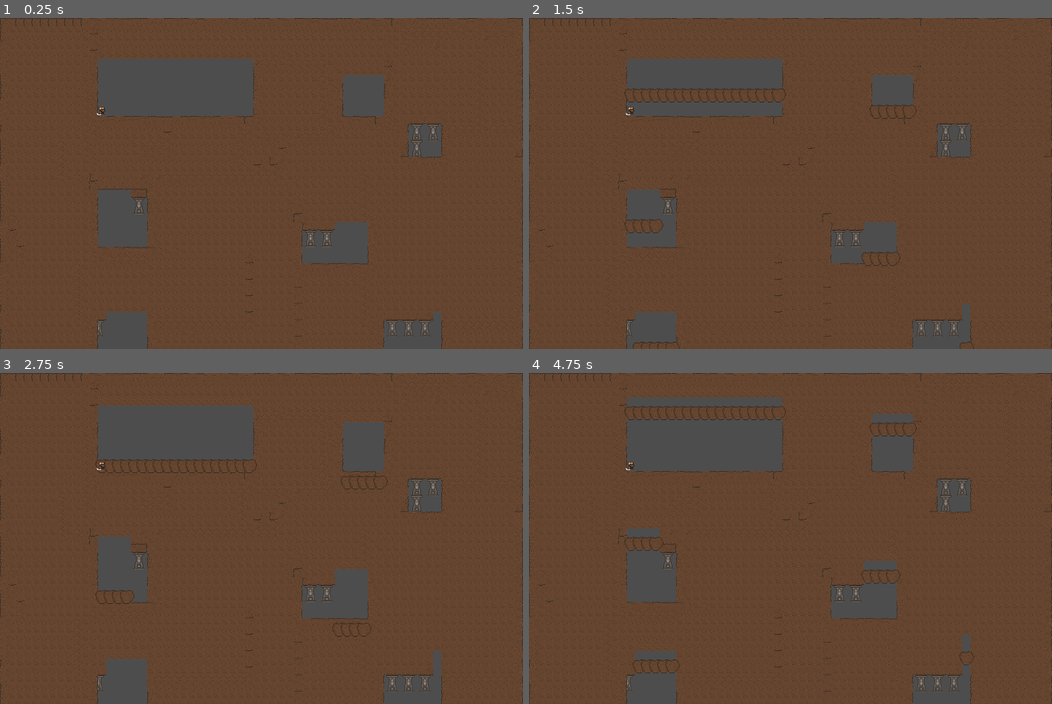
Above: before the commit, frames 1-4 (two rows, left to right).
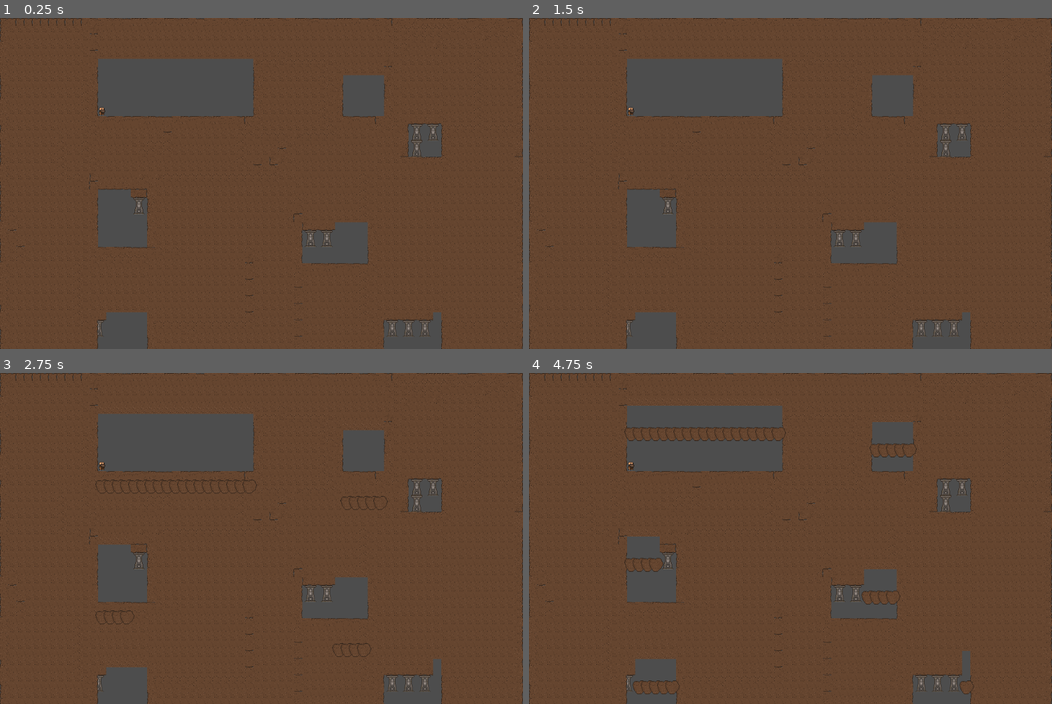
Above: after the commit, the same moments.

Repository: JoshSanch/DwarfDig
Game: Godot game, scene res://Scenes/gameroot.tscn
Two runs of this game, one before a commit and one after it. Both use one fixed random seed, a clock stepped at 60 frames per second and the inputs below.
Inputs:
- Up to frame 1 (0.25 s): no input
- Up to frame 2 (1.5 s): tap Enter (ui_accept) at 0.5, 0.77 s; hold Right (ui_right) from 0.53 s (still down)
- Up to frame 3 (2.75 s): tap Enter (ui_accept) at 1.52 s; release Right (ui_right) at 2.03 s; hold Left (ui_left) from 2.03 s (still down)
- Up to frame 4 (4.75 s): release Left (ui_left) at 2.78 s; hold Right (ui_right) 2.78-4.28 s; tap Enter (ui_accept) at 3.02, 3.77, 4.52 s; hold Left (ui_left) from 4.28 s (still down)

The runs differ from the first frame. In frame 1, less than 0.1% of the frame differs, in the area x 18-21%, y 26-30%; in frame 2, 2.2%; in frame 3, 3.1%; in frame 4, 6.1%, in the area x 18-86%, y 5-98%.

Commit message:
Game: Latest version of player and cave scenes

Diff:
--- a/Scenes/Game/CavePlayableArea.tscn
+++ b/Scenes/Game/CavePlayableArea.tscn
@@ -506,7 +506,7 @@
 support_factor_threshold = 18
 
 [node name="WaveFallTimer" type="Timer" parent="."]
-wait_time = 1.106
+wait_time = 2.196
 one_shot = true
 
 [connection signal="timeout" from="WaveFallTimer" to="." method="_on_wave_fall_timer_timeout"]
--- a/Scenes/Game/player.tscn
+++ b/Scenes/Game/player.tscn
@@ -1,75 +1,78 @@
 [gd_scene load_steps=23 format=3 uid="uid://ceaei4g3qhblx"]
 
-[ext_resource type="Texture2D" uid="uid://bi0j74huu13w3" path="res://Assets/Textures/Player/Character/Hammer Swing Sheet.png" id="1_kw5xc"]
-[ext_resource type="Texture2D" uid="uid://boi5mnfop2c8j" path="res://Assets/Textures/Player/Character/Idle Sheet.png" id="2_bgppe"]
-[ext_resource type="Texture2D" uid="uid://btt6h7im4v180" path="res://Assets/Textures/Player/Character/Pickaxe Swing Sheet.png" id="3_tej82"]
-[ext_resource type="Texture2D" uid="uid://bny4lga28f7nb" path="res://Assets/Textures/Player/Character/Run Sheet.png" id="4_ed3t2"]
+[ext_resource type="Texture2D" uid="uid://bi0j74huu13w3" path="res://Assets/Textures/Player/Character/HammerSwingSheet.png" id="2_3r2jr"]
+[ext_resource type="Texture2D" uid="uid://boi5mnfop2c8j" path="res://Assets/Textures/Player/Character/IdleSheet.png" id="3_qijho"]
+[ext_resource type="Texture2D" uid="uid://btt6h7im4v180" path="res://Assets/Textures/Player/Character/PickaxeSwingSheet.png" id="4_6agp1"]
+[ext_resource type="Texture2D" uid="uid://bny4lga28f7nb" path="res://Assets/Textures/Player/Character/RunSheet.png" id="5_hpg7l"]
+
+[sub_resource type="RectangleShape2D" id="RectangleShape2D_w71em"]
+size = Vector2(11, 16)
 
 [sub_resource type="AtlasTexture" id="AtlasTexture_a18xc"]
-atlas = ExtResource("1_kw5xc")
+atlas = ExtResource("2_3r2jr")
 region = Rect2(0, 0, 32, 32)
 
 [sub_resource type="AtlasTexture" id="AtlasTexture_mqyfb"]
-atlas = ExtResource("1_kw5xc")
+atlas = ExtResource("2_3r2jr")
 region = Rect2(32, 0, 32, 32)
 
 [sub_resource type="AtlasTexture" id="AtlasTexture_3mca3"]
-atlas = ExtResource("1_kw5xc")
+atlas = ExtResource("2_3r2jr")
 region = Rect2(64, 0, 32, 32)
 
 [sub_resource type="AtlasTexture" id="AtlasTexture_k5qp3"]
-atlas = ExtResource("1_kw5xc")
+atlas = ExtResource("2_3r2jr")
 region = Rect2(96, 0, 32, 32)
 
 [sub_resource type="AtlasTexture" id="AtlasTexture_o2imf"]
-atlas = ExtResource("2_bgppe")
+atlas = ExtResource("3_qijho")
 region = Rect2(0, 0, 32, 32)
 
 [sub_resource type="AtlasTexture" id="AtlasTexture_mciqv"]
-atlas = ExtResource("2_bgppe")
+atlas = ExtResource("3_qijho")
 region = Rect2(32, 0, 32, 32)
 
 [sub_resource type="AtlasTexture" id="AtlasTexture_provt"]
-atlas = ExtResource("2_bgppe")
+atlas = ExtResource("3_qijho")
 region = Rect2(64, 0, 32, 32)
 
 [sub_resource type="AtlasTexture" id="AtlasTexture_4avuq"]
-atlas = ExtResource("2_bgppe")
+atlas = ExtResource("3_qijho")
 region = Rect2(96, 0, 32, 32)
 
 [sub_resource type="AtlasTexture" id="AtlasTexture_0c1sd"]
-atlas = ExtResource("3_tej82")
+atlas = ExtResource("4_6agp1")
 region = Rect2(0, 0, 32, 32)
 
 [sub_resource type="AtlasTexture" id="AtlasTexture_6c5tj"]
-atlas = ExtResource("3_tej82")
+atlas = ExtResource("4_6agp1")
 region = Rect2(32, 0, 32, 32)
 
 [sub_resource type="AtlasTexture" id="AtlasTexture_nkugx"]
-atlas = ExtResource("3_tej82")
+atlas = ExtResource("4_6agp1")
 region = Rect2(64, 0, 32, 32)
 
 [sub_resource type="AtlasTexture" id="AtlasTexture_aj4ma"]
-atlas = ExtResource("3_tej82")
+atlas = ExtResource("4_6agp1")
 region = Rect2(96, 0, 32, 32)
 
 [sub_resource type="AtlasTexture" id="AtlasTexture_4sqxj"]
-atlas = ExtResource("4_ed3t2")
+atlas = ExtResource("5_hpg7l")
 region = Rect2(0, 0, 32, 32)
 
 [sub_resource type="AtlasTexture" id="AtlasTexture_85af7"]
-atlas = ExtResource("4_ed3t2")
+atlas = ExtResource("5_hpg7l")
 region = Rect2(32, 0, 32, 32)
 
 [sub_resource type="AtlasTexture" id="AtlasTexture_76l12"]
-atlas = ExtResource("4_ed3t2")
+atlas = ExtResource("5_hpg7l")
 region = Rect2(64, 0, 32, 32)
 
 [sub_resource type="AtlasTexture" id="AtlasTexture_aepdt"]
-atlas = ExtResource("4_ed3t2")
+atlas = ExtResource("5_hpg7l")
 region = Rect2(96, 0, 32, 32)
 
-[sub_resource type="SpriteFrames" id="SpriteFrames_pcwp6"]
+[sub_resource type="SpriteFrames" id="SpriteFrames_b27u0"]
 animations = [{
 "frames": [{
 "duration": 1.0,
@@ -85,7 +88,7 @@
 "texture": SubResource("AtlasTexture_k5qp3")
 }],
 "loop": true,
-"name": &"Hammer Swing",
+"name": &"HammerSwing",
 "speed": 10.0
 }, {
 "frames": [{
@@ -119,7 +122,7 @@
 "texture": SubResource("AtlasTexture_aj4ma")
 }],
 "loop": true,
-"name": &"Pickaxe Swing",
+"name": &"PickaxeSwing",
 "speed": 11.0
 }, {
 "frames": [{
@@ -140,20 +143,16 @@
 "speed": 10.0
 }]
 
-[sub_resource type="RectangleShape2D" id="RectangleShape2D_w71em"]
-size = Vector2(11, 16)
-
 [node name="Player" type="CharacterBody2D"]
-texture_filter = 3
 collision_layer = 2
 collision_mask = 7
-
-[node name="AnimatedSprite2D" type="AnimatedSprite2D" parent="."]
-position = Vector2(0, -8)
-sprite_frames = SubResource("SpriteFrames_pcwp6")
-animation = &"Hammer Swing"
-frame_progress = 0.0814954
 
 [node name="CollisionShape2D" type="CollisionShape2D" parent="."]
 position = Vector2(0.5, 0)
 shape = SubResource("RectangleShape2D_w71em")
+
+[node name="AnimatedSprite2D" type="AnimatedSprite2D" parent="."]
+position = Vector2(0, -8)
+sprite_frames = SubResource("SpriteFrames_b27u0")
+animation = &"Run"
+autoplay = "Idle"
